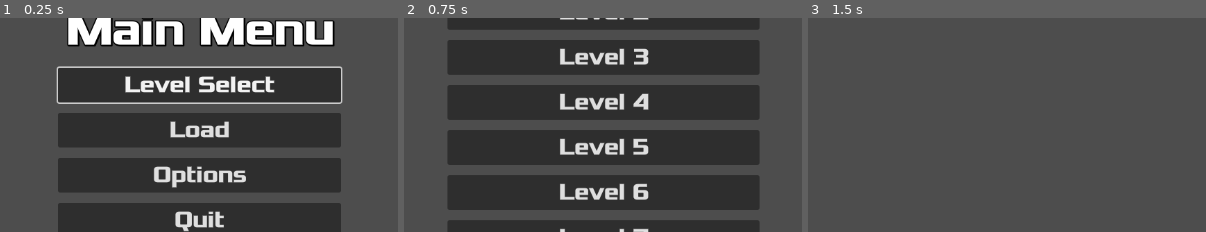
Above: before the commit, frames 1-3 (left to right).
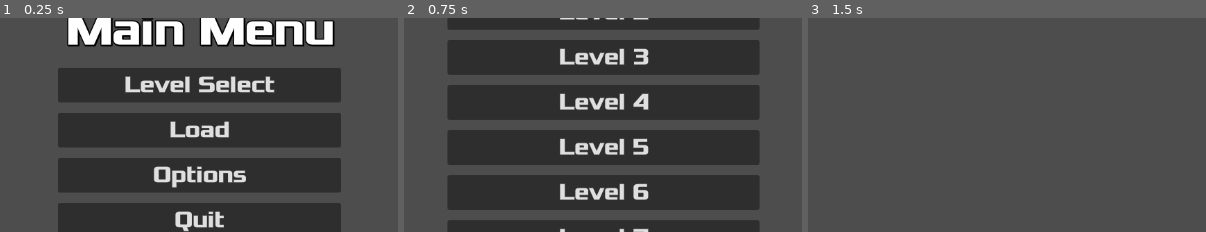
Above: after the commit, the same moments.

Repository: potbanksoftware/godot-menus
Game: Godot game, scene res://godot-menus/main_menu_scene.tscn
Same seed, same stepped clock (60 frames per second), same inputs: the game is played once before the commit and once after it. The project has no main scene, so this scene is started directly.
Inputs:
- Up to frame 1 (0.25 s): no input
- Up to frame 2 (0.75 s): click "Level Select" at 0.5 s
- Up to frame 3 (1.5 s): click "Level 1" at 1.25 s
The pictures show only the part of the screen within x 25-75%, y 18-68%; the shares and areas given below are measured in that part.

The runs differ from the first frame. In frame 1, 1.5% of the frame differs, in the area x 14-87%, y 22-41%; in frame 2, nothing differs; in frame 3, nothing differs.
Error after the commit: Parse Error: Could not find type "VolumeSlider" in the current scope. (res://godot-menus/options_menu.gd:13)

Commit message:
Move blur background, volume slider and check box into godot-helpers repo.

Diff:
--- a/godot-menus/blur.gdshader
+++ /dev/null
@@ -1,9 +0,0 @@
-shader_type canvas_item;
-
-uniform float lod: hint_range(0.0, 5) = 0.0;
-uniform sampler2D SCREEN_TEXTURE : hint_screen_texture, filter_linear_mipmap;
-
-void fragment(){
-	vec4 color = texture(SCREEN_TEXTURE, SCREEN_UV, lod);
-	COLOR = color;
-}
--- a/godot-menus/blur_colour_rect.tscn
+++ /dev/null
@@ -1,15 +0,0 @@
-[gd_scene load_steps=3 format=3 uid="uid://dpovqrlf3updt"]
-
-[ext_resource type="Shader" path="res://godot-menus/blur.gdshader" id="1_qlhqf"]
-
-[sub_resource type="ShaderMaterial" id="ShaderMaterial_6uetr"]
-shader = ExtResource("1_qlhqf")
-shader_parameter/lod = 0.75
-
-[node name="BlurColourRect" type="ColorRect"]
-material = SubResource("ShaderMaterial_6uetr")
-anchors_preset = 15
-anchor_right = 1.0
-anchor_bottom = 1.0
-grow_horizontal = 2
-grow_vertical = 2
--- a/godot-menus/checkbox_button.gd
+++ /dev/null
@@ -1,25 +0,0 @@
-@tool
-class_name CheckBoxButton
-extends MenuControl
-
-signal toggled(toggled_on: bool)
-
-@export var text: String = " CheckBox"
-
-@export var button_pressed: bool:
-	set(value):
-		$CheckBox.button_pressed = value
-	get:
-		return $CheckBox.button_pressed
-
-
-func _ready() -> void:
-	$CheckBox.text = text
-
-
-func _on_check_box_toggled(toggled_on: bool) -> void:
-	toggled.emit(toggled_on)
-
-
-func focus() -> void:
-	$CheckBox.grab_focus()
--- a/godot-menus/checkbox_button.tscn
+++ /dev/null
@@ -1,31 +0,0 @@
-[gd_scene load_steps=5 format=3 uid="uid://bw307tu2xua0m"]
-
-[ext_resource type="Script" path="res://godot-menus/checkbox_button.gd" id="1_dwwed"]
-[ext_resource type="Theme" uid="uid://ctr5hyax2hjen" path="res://godot-menus/menu_button_font.tres" id="1_vippy"]
-[ext_resource type="Texture2D" uid="uid://bn6o52a5vbqej" path="res://godot-menus/kenney_ui_pack/check_square_grey_checkmark_filled.png" id="2_ipt3x"]
-[ext_resource type="Texture2D" uid="uid://c8wbr6arvu0wm" path="res://godot-menus/kenney_ui_pack/check_square_grey.png" id="3_ep54y"]
-
-[node name="CheckBoxButton" type="Panel"]
-custom_minimum_size = Vector2(400, 50)
-script = ExtResource("1_dwwed")
-
-[node name="CheckBox" type="CheckBox" parent="."]
-custom_minimum_size = Vector2(40, 40)
-layout_mode = 1
-anchors_preset = 8
-anchor_left = 0.5
-anchor_top = 0.5
-anchor_right = 0.5
-anchor_bottom = 0.5
-offset_left = -85.0
-offset_top = -23.5
-offset_right = 85.0
-offset_bottom = 23.5
-grow_horizontal = 2
-grow_vertical = 2
-theme = ExtResource("1_vippy")
-theme_override_icons/checked = ExtResource("2_ipt3x")
-theme_override_icons/unchecked = ExtResource("3_ep54y")
-text = " CheckBox"
-
-[connection signal="toggled" from="CheckBox" to="." method="_on_check_box_toggled"]
--- a/godot-menus/options_menu.gd
+++ b/godot-menus/options_menu.gd
@@ -124,7 +124,7 @@
 	set_option_states()
 	show()
 	set_process(true)
-	$VBoxContainer/MasterVolumeSlider.slider.grab_focus()
+	$VBoxContainer/MasterVolumeSlider.focus()
 
 
 func disable_menu() -> void:
--- a/godot-menus/options_menu.tscn
+++ b/godot-menus/options_menu.tscn
@@ -2,8 +2,8 @@
 
 [ext_resource type="Script" path="res://godot-menus/options_menu.gd" id="1_rn7n7"]
 [ext_resource type="Theme" uid="uid://ctr5hyax2hjen" path="res://godot-menus/menu_button_font.tres" id="3_568ox"]
-[ext_resource type="PackedScene" uid="uid://cgjtym43ir1qc" path="res://godot-menus/volume_slider.tscn" id="4_arr8p"]
-[ext_resource type="PackedScene" uid="uid://bw307tu2xua0m" path="res://godot-menus/checkbox_button.tscn" id="5_gsl6v"]
+[ext_resource type="PackedScene" uid="uid://cgjtym43ir1qc" path="res://addons/godot-helpers/controls/volume_slider/volume_slider.tscn" id="3_8465i"]
+[ext_resource type="PackedScene" uid="uid://bw307tu2xua0m" path="res://addons/godot-helpers/controls/checkbox_button/checkbox_button.tscn" id="4_11a83"]
 
 [node name="OptionsMenu" type="Control"]
 layout_mode = 3
@@ -38,23 +38,26 @@
 horizontal_alignment = 1
 vertical_alignment = 1
 
-[node name="MasterVolumeSlider" parent="VBoxContainer" instance=ExtResource("4_arr8p")]
+[node name="MasterVolumeSlider" parent="VBoxContainer" instance=ExtResource("3_8465i")]
 unique_name_in_owner = true
 layout_mode = 2
 focus_mode = 2
 bus_name = "Master"
+label_theme = ExtResource("3_568ox")
 
-[node name="SFXVolumeSlider" parent="VBoxContainer" instance=ExtResource("4_arr8p")]
+[node name="SFXVolumeSlider" parent="VBoxContainer" instance=ExtResource("3_8465i")]
 unique_name_in_owner = true
 layout_mode = 2
 focus_mode = 2
 bus_name = "SFX"
+label_theme = ExtResource("3_568ox")
 
-[node name="MusicVolumeSlider" parent="VBoxContainer" instance=ExtResource("4_arr8p")]
+[node name="MusicVolumeSlider" parent="VBoxContainer" instance=ExtResource("3_8465i")]
 unique_name_in_owner = true
 layout_mode = 2
 focus_mode = 2
 bus_name = "Music"
+label_theme = ExtResource("3_568ox")
 
 [node name="DebugMenuButton" type="Button" parent="VBoxContainer"]
 custom_minimum_size = Vector2(400, 50)
@@ -62,21 +65,24 @@
 theme = ExtResource("3_568ox")
 text = "Debug Menu: Off"
 
-[node name="VSyncCheckBox" parent="VBoxContainer" instance=ExtResource("5_gsl6v")]
+[node name="VSyncCheckBox" parent="VBoxContainer" instance=ExtResource("4_11a83")]
 unique_name_in_owner = true
 layout_mode = 2
 text = " VSync"
+checkbox_theme = ExtResource("3_568ox")
 
-[node name="FullscreenCheckBox" parent="VBoxContainer" instance=ExtResource("5_gsl6v")]
+[node name="FullscreenCheckBox" parent="VBoxContainer" instance=ExtResource("4_11a83")]
 unique_name_in_owner = true
 visible = false
 layout_mode = 2
 text = " Fullscreen"
+checkbox_theme = ExtResource("3_568ox")
 
-[node name="TouchControlsCheckBox" parent="VBoxContainer" instance=ExtResource("5_gsl6v")]
+[node name="TouchControlsCheckBox" parent="VBoxContainer" instance=ExtResource("4_11a83")]
 unique_name_in_owner = true
 layout_mode = 2
 text = " Touch Controls"
+checkbox_theme = ExtResource("3_568ox")
 
 [node name="BackButton" type="Button" parent="VBoxContainer"]
 custom_minimum_size = Vector2(400, 50)
@@ -86,9 +92,11 @@
 
 [node name="SFXAmbient" type="AudioStreamPlayer" parent="."]
 volume_db = 4.0
+bus = &"SFX"
 
 [node name="SFXAction" type="AudioStreamPlayer" parent="."]
 volume_db = -8.0
+bus = &"SFX"
 
 [connection signal="focus_entered" from="VBoxContainer/SFXVolumeSlider" to="." method="_on_sfx_volume_slider_focus_entered"]
 [connection signal="focus_exited" from="VBoxContainer/SFXVolumeSlider" to="." method="_on_sfx_volume_slider_focus_exited"]
--- a/godot-menus/pause_menu_background.gdshader
+++ /dev/null
@@ -1,9 +0,0 @@
-shader_type canvas_item;
-
-uniform float lod: hint_range(0.0, 5) = 0.0;
-uniform sampler2D SCREEN_TEXTURE : hint_screen_texture, filter_linear_mipmap;
-
-void fragment(){
-	vec4 color = texture(SCREEN_TEXTURE, SCREEN_UV, lod);
-	COLOR = color;
-}
--- a/godot-menus/volume_slider.gd
+++ /dev/null
@@ -1,45 +0,0 @@
-@tool
-class_name VolumeSlider
-extends MenuControl
-
-signal value_changed
-
-@export var bus_name: String
-
-var bus_index: int
-
-var value: float:
-	get:
-		return slider.value
-	set(volume):
-		slider.value = volume
-
-@onready var slider: HSlider = $MarginContainer/VBoxContainer/HSlider
-
-
-func _ready() -> void:
-	$MarginContainer/VBoxContainer/Label.text = "%s Volume" % [bus_name]
-	if not Engine.is_editor_hint():
-		bus_index = AudioServer.get_bus_index(bus_name)
-		slider.value = db_to_linear(AudioServer.get_bus_volume_db(bus_index))
-
-
-func _on_h_slider_value_changed(_value: float) -> void:
-	AudioServer.set_bus_volume_db(bus_index, linear_to_db(slider.value))
-	value_changed.emit()
-
-
-func _on_h_slider_focus_entered() -> void:
-	focus_entered.emit()
-
-
-func _on_h_slider_focus_exited() -> void:
-	focus_exited.emit()
-
-
-func _on_focus_entered() -> void:
-	slider.grab_focus()
-
-
-func focus() -> void:
-	slider.grab_focus()
--- a/godot-menus/volume_slider.tscn
+++ /dev/null
@@ -1,38 +0,0 @@
-[gd_scene load_steps=3 format=3 uid="uid://cgjtym43ir1qc"]
-
-[ext_resource type="Theme" uid="uid://ctr5hyax2hjen" path="res://godot-menus/menu_button_font.tres" id="1_4dnaw"]
-[ext_resource type="Script" path="res://godot-menus/volume_slider.gd" id="1_80ohj"]
-
-[node name="VolumeSlider" type="Panel"]
-custom_minimum_size = Vector2(400, 50)
-script = ExtResource("1_80ohj")
-
-[node name="MarginContainer" type="MarginContainer" parent="."]
-layout_mode = 0
-offset_right = 40.0
-offset_bottom = 40.0
-theme_override_constants/margin_left = 5
-theme_override_constants/margin_right = 5
-
-[node name="VBoxContainer" type="VBoxContainer" parent="MarginContainer"]
-layout_mode = 2
-
-[node name="Label" type="Label" parent="MarginContainer/VBoxContainer"]
-layout_mode = 2
-size_flags_horizontal = 4
-theme = ExtResource("1_4dnaw")
-theme_override_font_sizes/font_size = 20
-text = " Volume"
-
-[node name="HSlider" type="HSlider" parent="MarginContainer/VBoxContainer"]
-custom_minimum_size = Vector2(390, 0)
-layout_mode = 2
-size_flags_horizontal = 4
-size_flags_vertical = 4
-max_value = 1.0
-step = 0.05
-
-[connection signal="focus_entered" from="." to="." method="_on_focus_entered"]
-[connection signal="focus_entered" from="MarginContainer/VBoxContainer/HSlider" to="." method="_on_h_slider_focus_entered"]
-[connection signal="focus_exited" from="MarginContainer/VBoxContainer/HSlider" to="." method="_on_h_slider_focus_exited"]
-[connection signal="value_changed" from="MarginContainer/VBoxContainer/HSlider" to="." method="_on_h_slider_value_changed"]
Binary file removed: godot-menus/kenney_ui_pack/check_square_grey.png
Not shown, removed: godot-menus/kenney_ui_pack/check_square_grey.png.import
Binary file removed: godot-menus/kenney_ui_pack/check_square_grey_checkmark.png
Not shown, removed: godot-menus/kenney_ui_pack/check_square_grey_checkmark.png.import
Binary file removed: godot-menus/kenney_ui_pack/check_square_grey_checkmark_filled.png
Not shown, removed: godot-menus/kenney_ui_pack/check_square_grey_checkmark_filled.png.import
Not shown, added: .gitmodules
